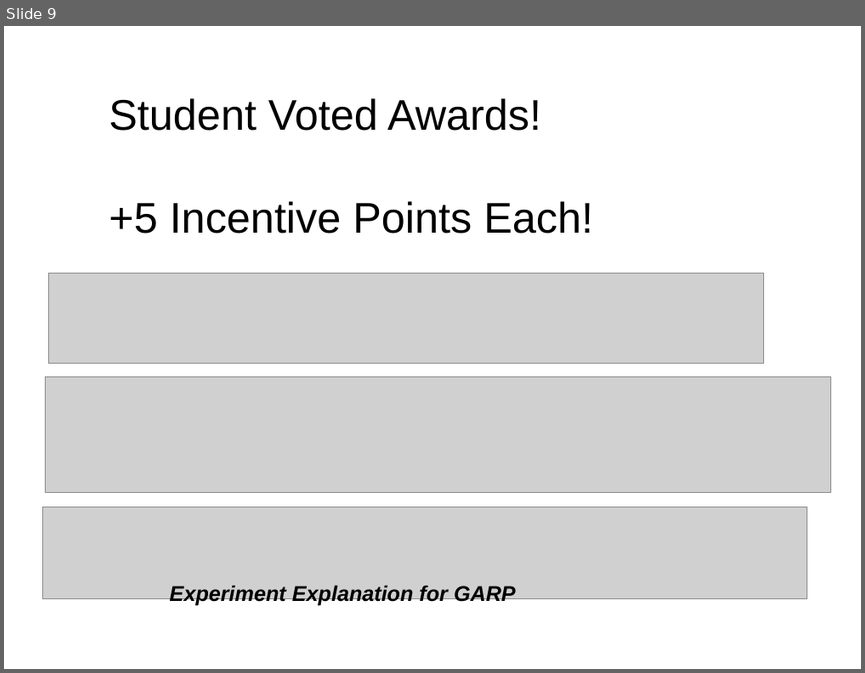
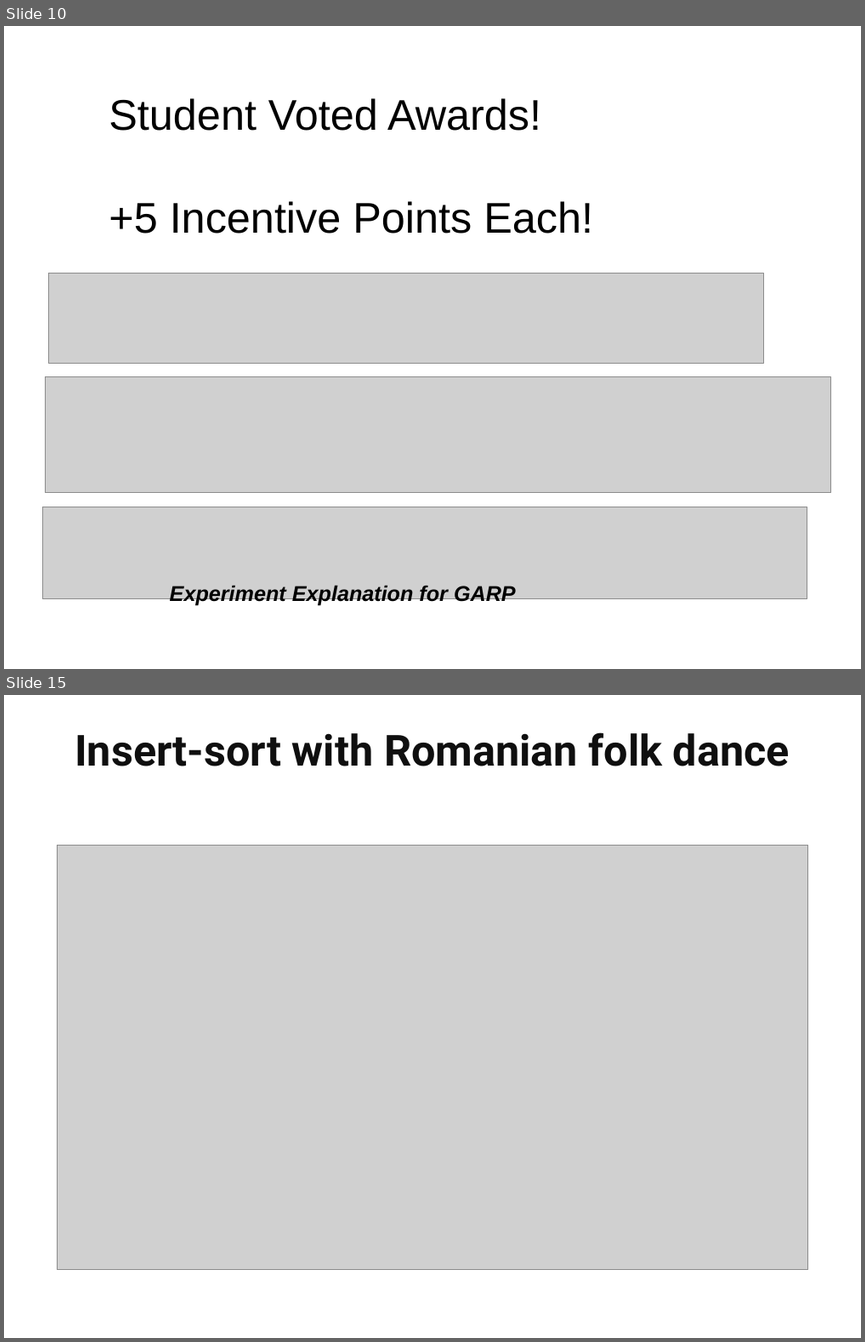
Before and after one commit to RHIT-CSSE/csse220, a slide deck: ClassMaterials/MergeSort/Slides/Part2-Presentation.pptx. Shown one above the other, each under a label of ours: slide 9 before the commit, slides 10 and 15 after it; the slides between them are not shown. The pictures are 865x673 and 865x1342 pixels, drawn with LibreOffice and Linux fonts; fonts in the diff are those of the drawing; grey boxes stand for pictures. Boxes give left, top, right and bottom in pixels: in the first picture for what was removed or moved away, otherwise in the second. Text is boxed around its words. In the diff, an @@ line names an element or a change of style, - is before the commit and + after.

```diff
--- a/ClassMaterials/MergeSort/Slides/Part2-Presentation.pptx
+++ b/ClassMaterials/MergeSort/Slides/Part2-Presentation.pptx
@@ slide 15 added at bbox=[4, 695, 861, 1338], background #FFFFFF @@
@@ title added at bbox=[75, 732, 789, 766], 36 pt, text #0F0F0F, bold @@
+Insert-sort with Romanian folk dance
@@ picture added at bbox=[57, 845, 809, 1269] @@
@@ what was slide 9 is now slide 10 @@
```
Also in this commit, not shown: 2 slides changed, 6 other slides added, 6 other files.
